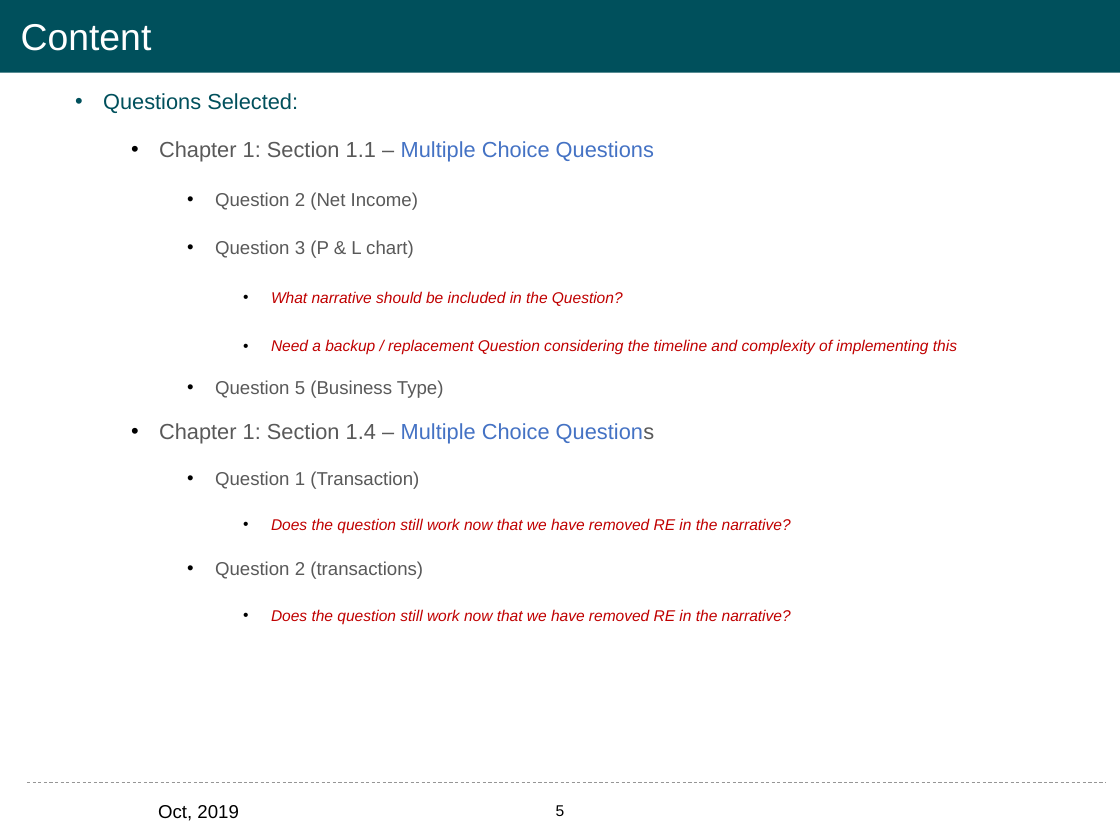
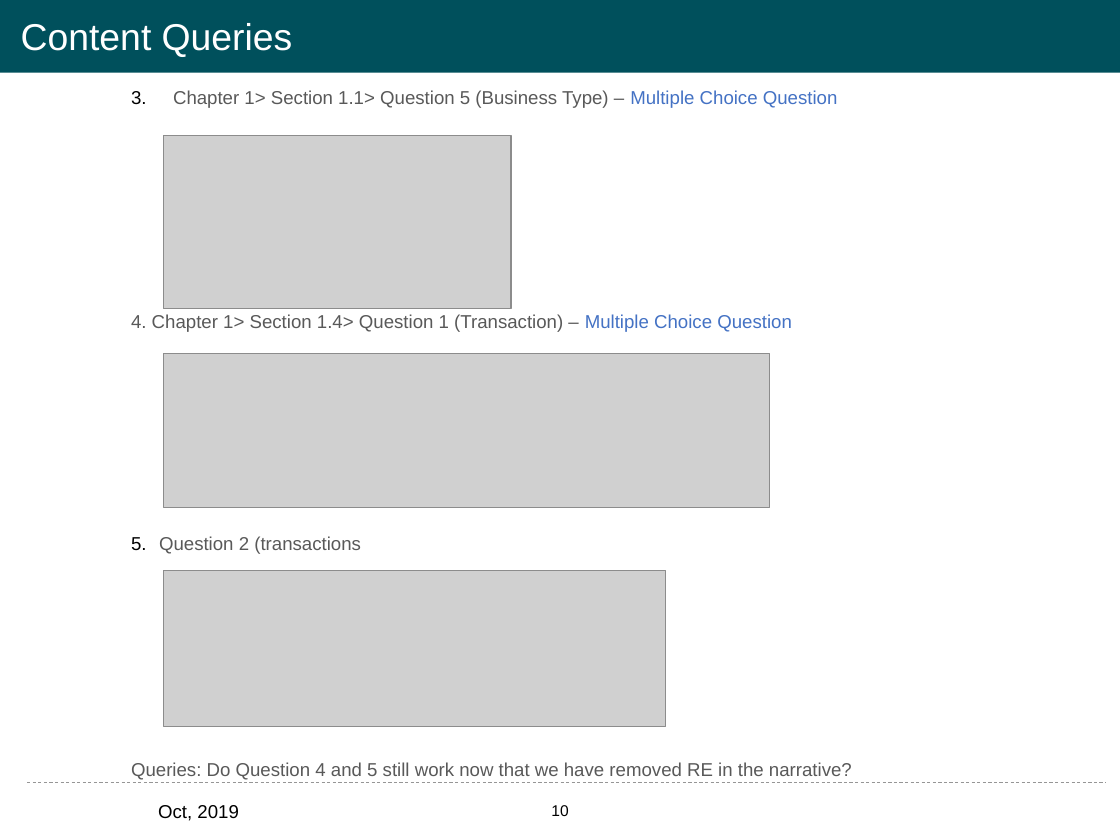
Before and after one commit to leonardodls/product-introduction-financial-accounting, a slide deck: slide 10 of assets/public/Documents/Class Trial/Documents/Class Trial - Specifications.pptx (slide 5 before the commit). Drawn at 1120x840 pixels with LibreOffice and Linux fonts; fonts in the diff are those of the drawing; grey boxes stand for pictures; background and template pictures are left out. Boxes give left, top, right and bottom in pixels: in the first picture for what was removed or moved away, otherwise in the second. Text is boxed around its words. In the diff, an @@ line names an element or a change of style, - is before the commit and + after.

Commit message:
content updated

```diff
--- a/assets/public/Documents/Class Trial/Documents/Class Trial - Specifications.pptx
+++ b/assets/public/Documents/Class Trial/Documents/Class Trial - Specifications.pptx
@@ title at [21,23,293,57]: text changed @@
-Content
+Content Queries
@@ text at [131,90,852,780]: text changed; size 10 to 12 pt; text colour #C00000 to #595959; italic off @@
-• Questions Selected:
-  • Chapter 1: Section 1.1 – Multiple Choice Questions
-    • Question 2 (Net Income)
-    • Question 3 (P & L chart)
-      • What narrative should be included in the Question?
-      • Need a backup / replacement Question considering the timeline and complexity of implementing this
-    • Question 5 (Business Type)
-  • Chapter 1: Section 1.4 – Multiple Choice Questions
-    • Question 1 (Transaction)
-      • Does the question still work now that we have removed RE in the narrative?
-    • Question 2 (transactions)
-      • Does the question still work now that we have removed RE in the narrative?
+  3. Chapter 1> Section 1.1> Question 5 (Business Type) – Multiple Choice Question
+  4. Chapter 1> Section 1.4> Question 1 (Transaction) – Multiple Choice Question
+  5. Question 2 (transactions
+  Queries: Do Question 4 and 5 still work now that we have removed RE in the narrative?
@@ picture added at [164,136,511,309] @@
@@ picture added at [164,353,769,507] @@
@@ picture added at [164,570,666,726] @@
@@ page number at [551,805,568,816]: text changed @@
-5
+10
```
Also in this commit, not shown: 4 other slides changed, 4 slides added, 20 other files.
